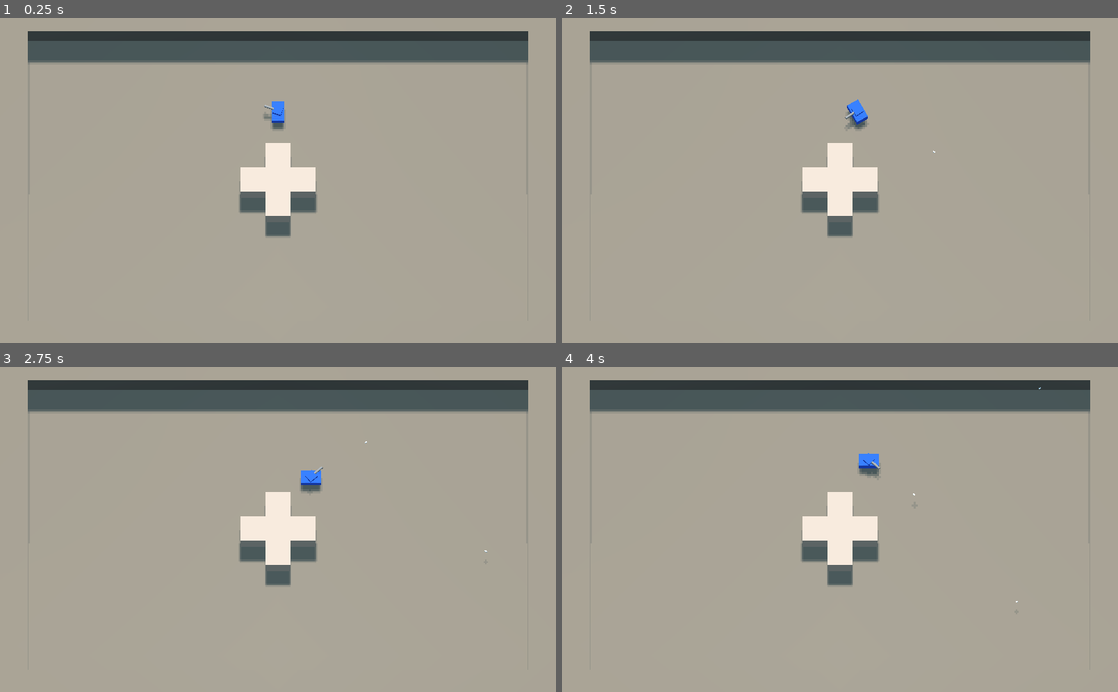
Above: before the commit, frames 1-4 (two rows, left to right).
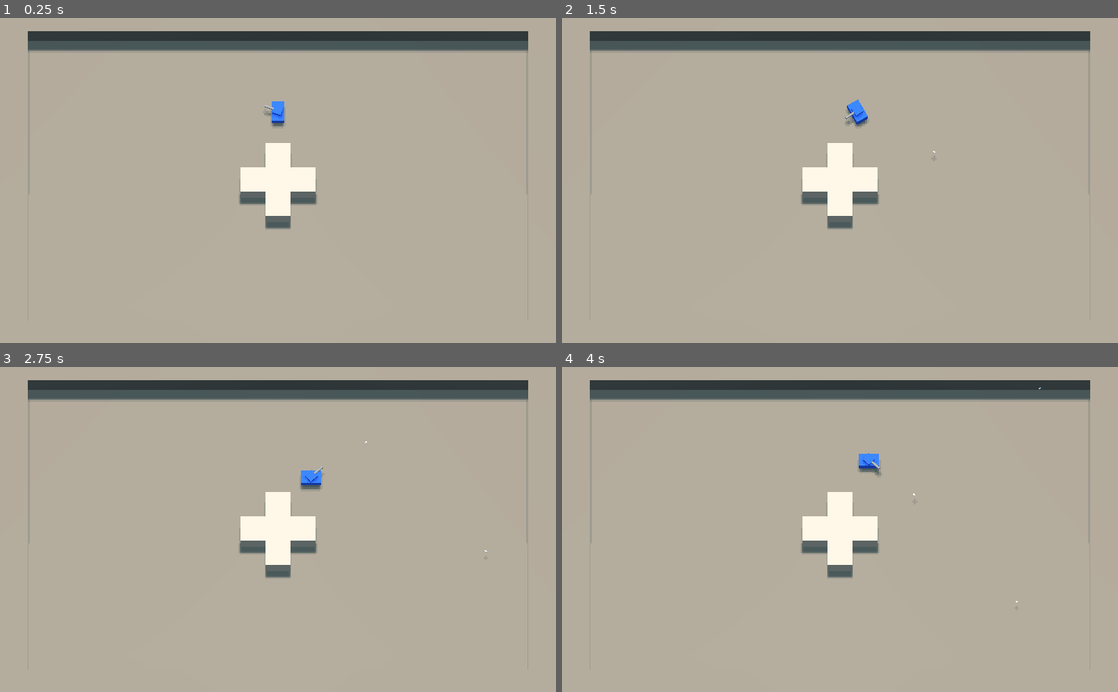
Above: after the commit, the same moments.

Repository: jdrempel/tanks
Game: Godot game, scene res://Main.tscn
Two runs of this game, one before a commit and one after it. Both use one fixed random seed, a clock stepped at 60 frames per second and the inputs below.
Inputs (mouse positions are in pixels of both pictures, inside the frame that each line leads up to):
- Up to frame 1 (0.25 s): no input
- Up to frame 2 (1.5 s): tap Enter at 0.5 s; move the mouse to (962, 164) at 0.52 s; hold D (move_right) 0.53-1.28 s; click (962, 164) at 0.6 s; move the mouse to (728, 196) at 1.27 s; hold S (move_down) from 1.28 s (still down); right-click (728, 196) at 1.35 s
- Up to frame 3 (2.75 s): move the mouse to (333, 458) at 2.02 s; release S (move_down) at 2.03 s; hold D (move_right) from 2.03 s (still down); click (333, 458) at 2.1 s
- Up to frame 4 (4 s): move the mouse to (812, 594) at 2.77 s; release D (move_right) at 2.78 s; hold W (move_up) 2.78-3.53 s; right-click (812, 594) at 2.85 s; move the mouse to (1006, 578) at 3.52 s; hold A (move_left) from 3.53 s (still down); click (1006, 578) at 3.6 s

The runs differ from the first frame. In frame 1, 4.3% of the frame differs, in the area x 5-95%, y 10-68%; in frame 2, 4.4%; in frame 3, 4.3%; in frame 4, 4.4%.
Error in both runs: Invalid call. Nonexistent function 'fire' in base 'Nil'. (res://characters/weapons/WeaponController.gd:33)

Commit message:
Tweak directional light angle
...and make bullet destroy() on impact().

Diff:
--- a/Main.tscn
+++ b/Main.tscn
@@ -29,7 +29,7 @@
 transform = Transform( 1, 0, 0, 0, 1, 0, 0, 0, 1, 11, 0, 0 )
 
 [node name="DirectionalLight" type="DirectionalLight" parent="World/Static"]
-transform = Transform( 1, 0, 0, 0, -0.5, 0.866025, 0, -0.866025, -0.5, 0, 8.35212, 0 )
+transform = Transform( 1, 0, 0, 0, -0.258819, 0.965926, 0, -0.965926, -0.258819, 0, 8.35212, 0 )
 light_color = Color( 0.945098, 0.831373, 0.780392, 1 )
 light_energy = 0.9
 shadow_enabled = true
--- a/characters/weapons/Bullet.gd
+++ b/characters/weapons/Bullet.gd
@@ -18,7 +18,7 @@
 	# play effects
 	if not other.is_in_group("world"):
 		other.destroy()
-	queue_free()
+	destroy()
 
 
 func _physics_process(delta):
